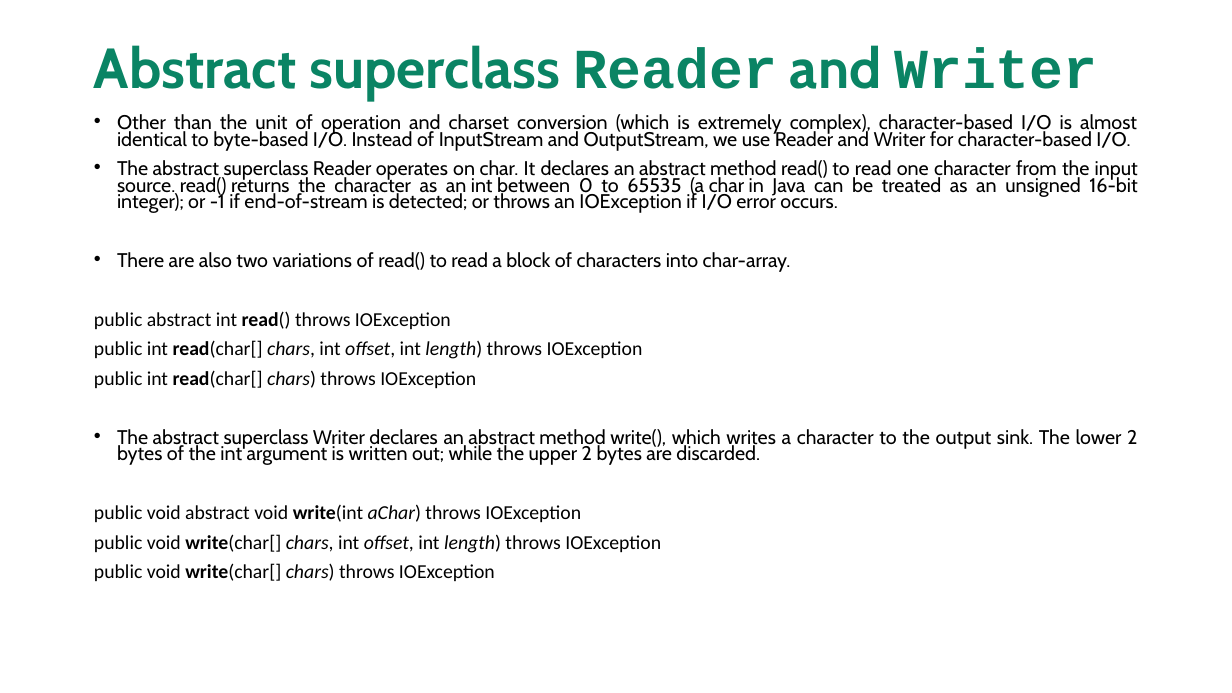
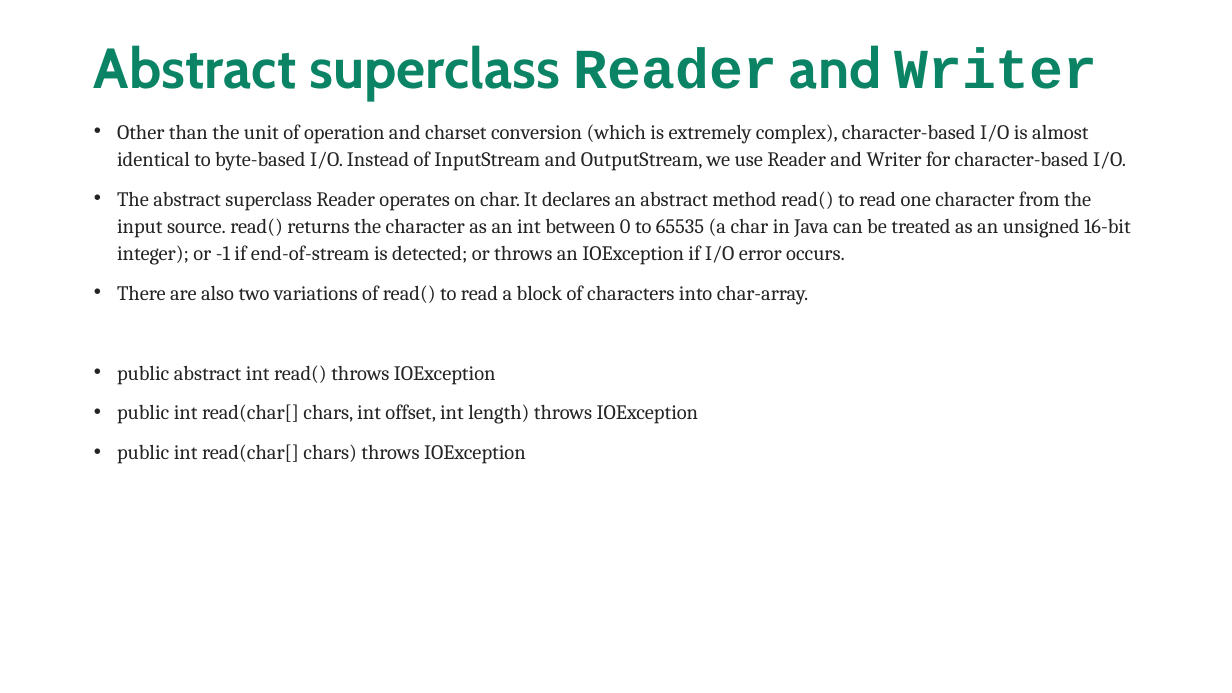
Before and after one commit to maddireddy/Core-Java, a slide deck: slide 174 of Notes/Core_Java.pptx. Drawn at 1232x693 pixels with LibreOffice and Linux fonts; fonts in the diff are those of the drawing. Boxes give left, top, right and bottom in pixels: in the first picture for what was removed or moved away, otherwise in the second. Text is boxed around its words. In the diff, an @@ line names an element or a change of style, - is before the commit and + after.

```diff
--- a/Notes/Core_Java.pptx
+++ b/Notes/Core_Java.pptx
@@ text "Other than the unit of ..." at <box>117,124,1131,464</box>: size 15.4 to 16 pt, text colour #000000 to #242424; font Cabin to Cambria in "Other than the unit of operation and ...", "The abstract superclass Reader operates on char. ...", "There are also two variations of read() ..."; font Calibri to Cambria in "public abstract int read() throws IOException", "public int read(char[] chars, int offset, int ...", "public int read(char[] chars) throws IOException"; bold off in "read()", "read(char[]", "read(char[]"; italic off in "chars, offset, length)", "chars)"; alignment justified to left; line spacing 0.7 to 1.1; bullet none to •; list level 1 to 2 in "public abstract int read() throws ..."; list level 1 to 2 in "public int read(char[] chars, int ..."; list level 1 to 2 in "public int read(char[] chars) throws ..." @@
@@ text at <box>94,429,1137,581</box>: paragraphs removed @@
-• The abstract superclass Writer declares an abstract method write(), which writes a character to the output sink. The lower 2 bytes of the int argument is written out; while the upper 2 bytes are discarded.
-public void abstract void write(int aChar) throws IOException
-public void write(char[] chars, int offset, int length) throws IOException
-public void write(char[] chars) throws IOException
```
Also in this commit, not shown: 16 other slides changed, 2 slides added.
